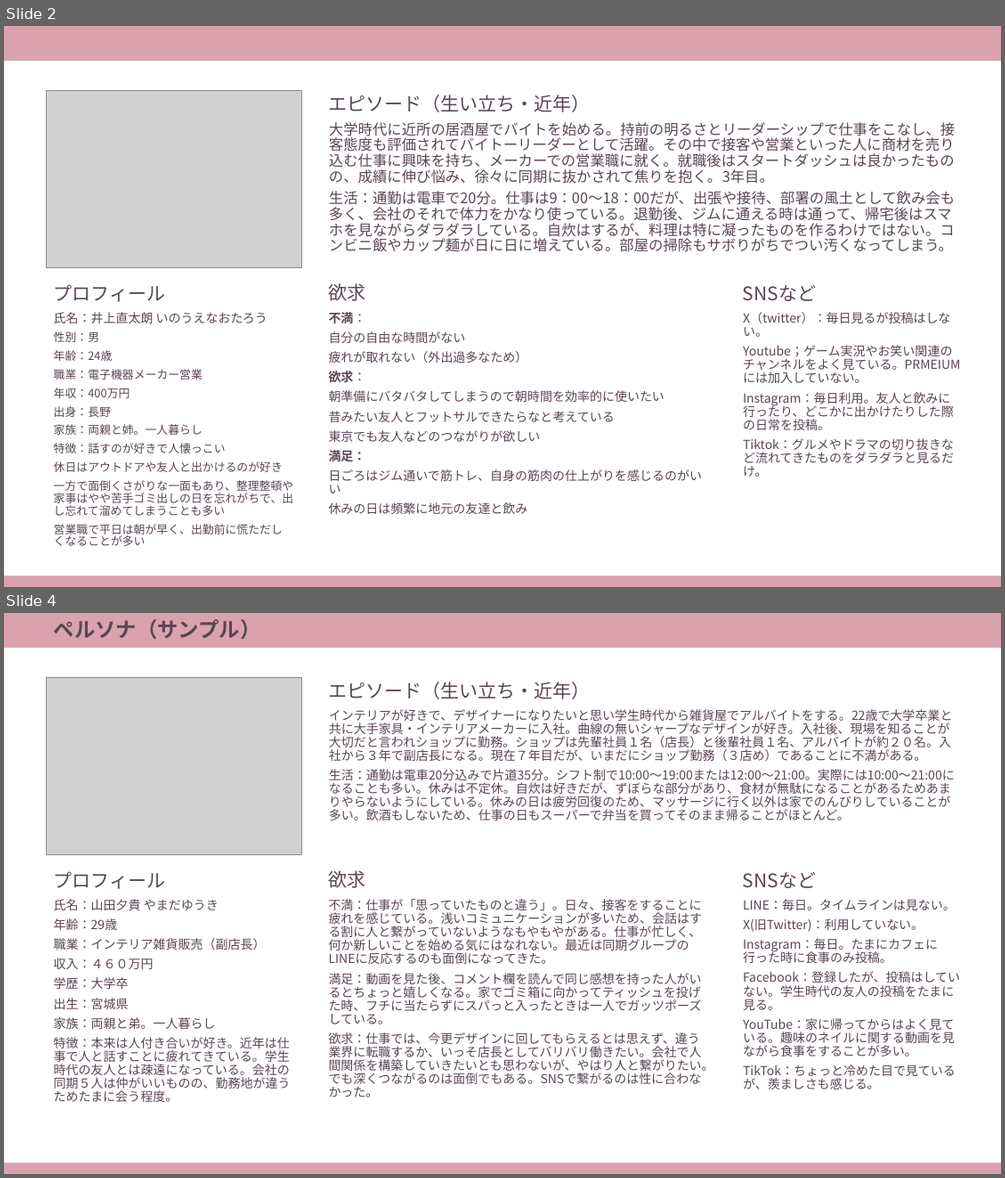
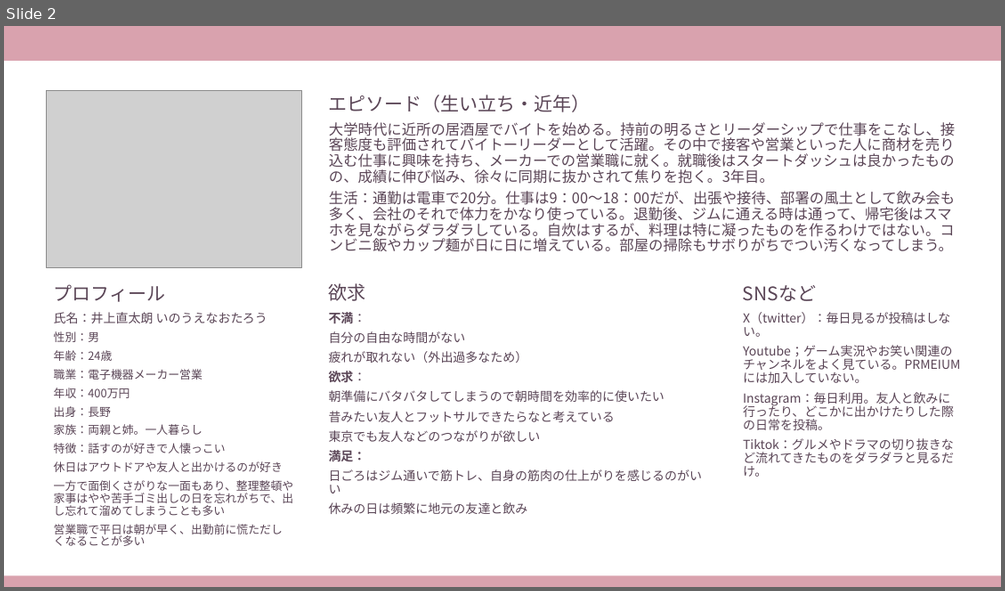
Before and after one commit to plusdojo2025/F3, a slide deck: documents/最終成果物フォルダ/01_ペルソナ設定シート_フルーツバスケット.pptx. Shown one above the other, each under a label of ours: slides 2 and 4 before the commit, slide 2 after it; the slides between them are not shown. The pictures are 1005x1178 and 1005x591 pixels, drawn with LibreOffice and Linux fonts; fonts in the diff are those of the drawing; grey boxes stand for pictures. Boxes give left, top, right and bottom in pixels: in the first picture for what was removed or moved away, otherwise in the second. Text is boxed around its words. In the diff, an @@ line names an element or a change of style, - is before the commit and + after.

```diff
--- a/documents/最終成果物フォルダ/01_ペルソナ設定シート_フルーツバスケット.pptx
+++ b/documents/最終成果物フォルダ/01_ペルソナ設定シート_フルーツバスケット.pptx
@@ slide 4 removed at bbox=[4, 613, 1001, 1174], background #FFFFFF; not listed: 6 template elements that a slide beside it also shows @@
@@ title removed at bbox=[54, 619, 261, 639] @@
-ペルソナ（サンプル）
@@ picture removed at bbox=[46, 677, 301, 854] @@
@@ text removed at bbox=[329, 709, 955, 820] @@
-インテリアが好きで、デザイナーになりたいと思い学生時代から雑貨屋でアルバイトをする。22歳で大学卒業と共に大手家具・インテリアメーカーに入社。曲線の無いシャープなデザインが好き。入社後、現場を知ることが大切だと言われショップに勤務。ショップは先輩社員１名（店長）と後輩社員１名、アルバイトが約２０名。入社から３年で副店長になる。現在７年目だが、いまだにショップ勤務（３店め）であることに不満がある。
-生活：通勤は電車20分込みで片道35分。シフト制で10:00～19:00または12:00～21:00。実際には10:00～21:00になることも多い。休みは不定休。自炊は好きだが、ずぼらな部分があり、食材が無駄になることがあるためあまりやらないようにしている。休みの日は疲労回復のため、マッサージに行く以外は家でのんびりしていることが多い。飲酒もしないため、仕事の日もスーパーで弁当を買ってそのまま帰ることがほとんど。
@@ text removed at bbox=[54, 899, 291, 1102] @@
-氏名：山田夕貴 やまだゆうき
-年齢：29歳
-職業：インテリア雑貨販売（副店長）
-収入：４６０万円
-学歴：大学卒
-出生：宮城県
-家族：両親と弟。一人暮らし
-特徴：本来は人付き合いが好き。近年は仕事で人と話すことに疲れてきている。学生時代の友人とは疎遠になっている。会社の同期５人は仲がいいものの、勤務地が違うためたまに会う程度。
@@ text removed at bbox=[329, 899, 714, 1097] @@
-不満：仕事が「思っていたものと違う」。日々、接客をすることに疲れを感じている。浅いコミュニケーションが多いため、会話はする割に人と繋がっていないようなもやもやがある。仕事が忙しく、何か新しいことを始める気にはなれない。最近は同期グループのLINEに反応するのも面倒になってきた。
-満足：動画を見た後、コメント欄を読んで同じ感想を持った人がいるとちょっと嬉しくなる。家でゴミ箱に向かってティッシュを投げた時、フチに当たらずにスパっと入ったときは一人でガッツポーズしている。
-欲求：仕事では、今更デザインに回してもらえるとは思えず、違う業界に転職するか、いっそ店長としてバリバリ働きたい。会社で人間関係を構築していきたいとも思わないが、やはり人と繋がりたい。でも深くつながるのは面倒でもある。SNSで繋がるのは性に合わなかった。
@@ text removed at bbox=[743, 899, 955, 1089] @@
-LINE：毎日。タイムラインは見ない。
-X(旧Twitter)：利用していない。
-Instagram：毎日。たまにカフェに行った時に食事のみ投稿。
-Facebook：登録したが、投稿はしていない。学生時代の友人の投稿をたまに見る。
-YouTube：家に帰ってからはよく見ている。趣味のネイルに関する動画を見ながら食事をすることが多い。
-TikTok：ちょっと冷めた目で見ているが、羨ましさも感じる。
```
Also in this commit, not shown: 1 other slide removed, 5 other files.
